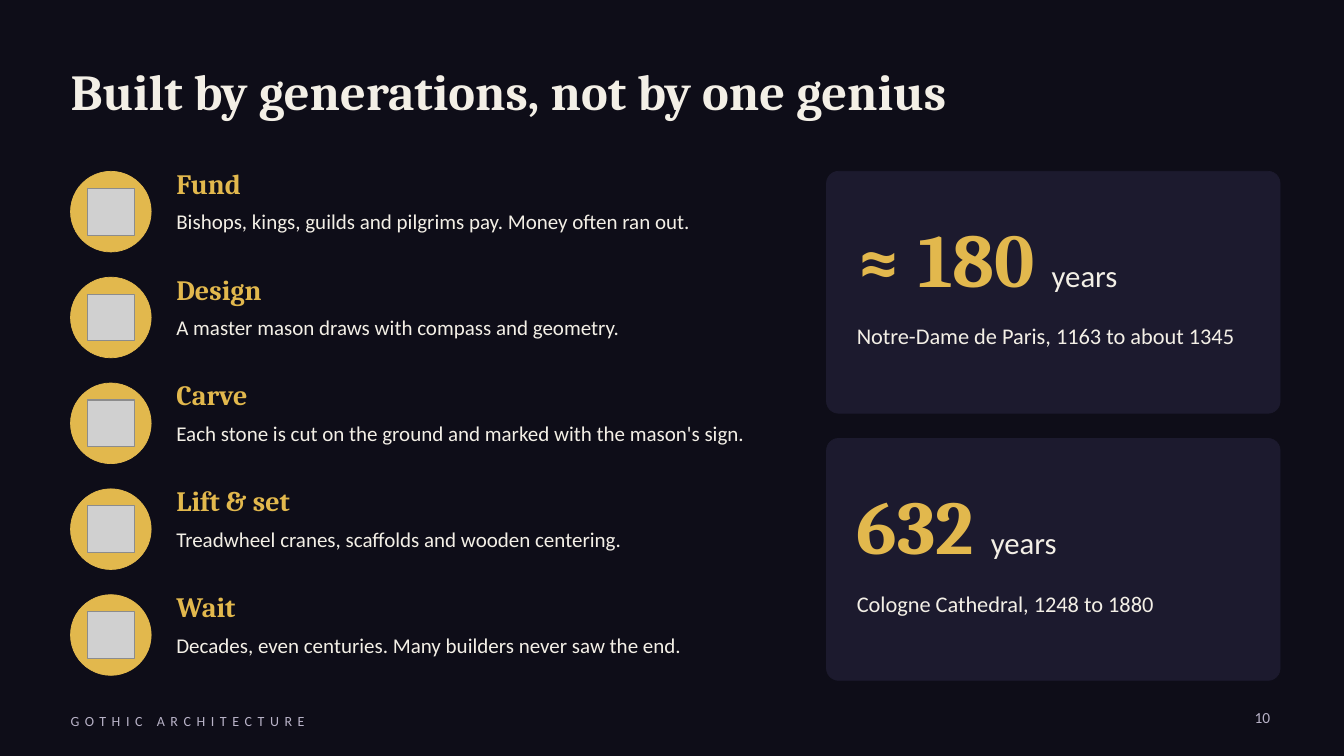
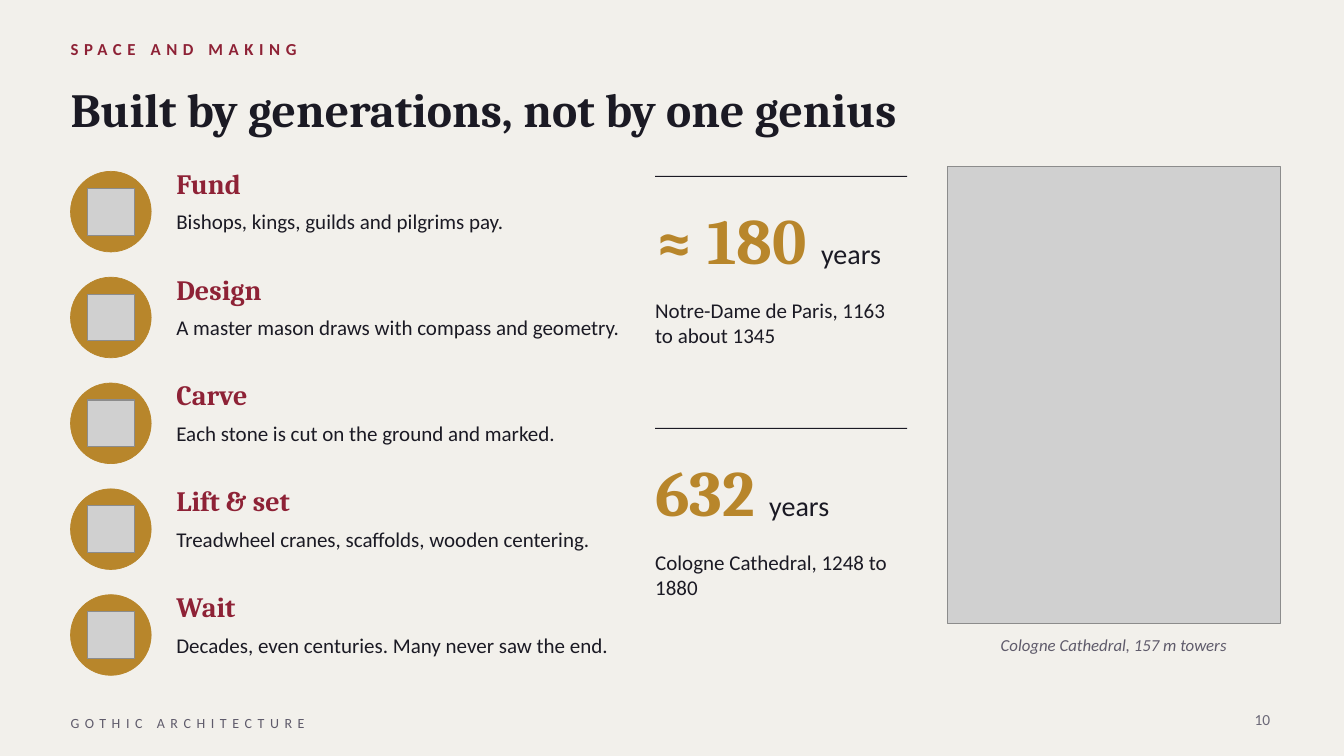
Before and after one commit to RostomKaroui/Claude, a slide deck: slide 10 of gothic-architecture/Gothic_Architecture.pptx. Drawn at 1344x756 pixels with LibreOffice and Linux fonts; fonts in the diff are those of the drawing; grey boxes stand for pictures; background and template pictures are left out. Boxes give left, top, right and bottom in pixels: in the first picture for what was removed or moved away, otherwise in the second. Text is boxed around its words. In the diff, an @@ line names an element or a change of style, - is before the commit and + after.

```diff
--- a/gothic-architecture/Gothic_Architecture.pptx
+++ b/gothic-architecture/Gothic_Architecture.pptx
@@ background picture (left out) to #F2F0EB @@
@@ text added at (71, 44, 296, 55), 12 pt, text #8E2236, bold @@
+SPACE AND MAKING
@@ title "Built by generations, not by ...": place and size @@
-title "Built by generations, not by ..." at (71, 75, 946, 121)
+title "Built by generations, not by ..." at (71, 94, 897, 138)
@@ title "Built by generations, not by ..." at (71, 94, 897, 138): size 36 to 34 pt, text colour #F3EFE6 to #1B1A24 @@
@@ line added from (655, 176) to (907, 176), #1B1A24 0.75 pt @@
@@ rounded rectangle removed at (827, 171, 1280, 413) @@
@@ picture added at (948, 166, 1280, 624) @@
@@ text "≈ 180 years": place and size @@
-text "≈ 180 years" at (918, 235, 1118, 292)
+text "≈ 180 years" at (707, 220, 881, 269)
@@ text "≈ 180 years" at (707, 220, 881, 269): size 54 to 46 pt, text colour #E2B84D to #B8862B in "≈ 180"; size 22 to 20 pt, text colour #F3EFE6 to #1B1A24 in "years" @@
@@ text at (176, 214, 503, 233): text changed; text colour #F3EFE6 to #1B1A24 @@
-Bishops, kings, guilds and pilgrims pay. Money often ran out.
+Bishops, kings, guilds and pilgrims pay.
@@ text "Notre-Dame de Paris, 1163 to ...": place and size @@
-text "Notre-Dame de Paris, 1163 to ..." at (857, 328, 1234, 347)
+text "Notre-Dame de Paris, 1163 to ..." at (655, 303, 884, 343)
@@ text "Notre-Dame de Paris, 1163 to ..." at (655, 303, 884, 343): size 16 to 15 pt, text colour #F3EFE6 to #1B1A24 @@
@@ text "A master mason draws with ..." at (176, 320, 619, 339): text colour #F3EFE6 to #1B1A24 @@
@@ text at (176, 426, 555, 445): text changed; text colour #F3EFE6 to #1B1A24 @@
-Each stone is cut on the ground and marked with the mason's sign.
+Each stone is cut on the ground and marked.
@@ text "632 years": place and size @@
-text "632 years" at (857, 502, 1057, 559)
+text "632 years" at (655, 472, 829, 521)
@@ text "632 years" at (655, 472, 829, 521): size 54 to 46 pt, text colour #E2B84D to #B8862B in "632"; size 22 to 20 pt, text colour #F3EFE6 to #1B1A24 in "years" @@
@@ line added from (655, 429) to (907, 429), #1B1A24 0.75 pt @@
@@ rounded rectangle removed at (827, 439, 1280, 681) @@
@@ text at (176, 532, 590, 551): text changed; text colour #F3EFE6 to #1B1A24 @@
-Treadwheel cranes, scaffolds and wooden centering.
+Treadwheel cranes, scaffolds, wooden centering.
@@ text "Cologne Cathedral, 1248 to 1880" at (655, 555, 887, 595): size 16 to 15 pt, text colour #F3EFE6 to #1B1A24 @@
@@ text "Cologne Cathedral, 1248 to 1880": place and size @@
-text "Cologne Cathedral, 1248 to 1880" at (857, 596, 1153, 616)
+text "Cologne Cathedral, 1248 to 1880" at (655, 555, 887, 595)
@@ fill #E2B84D to #B8862B; outline #E2B84D 0.5 pt to #B8862B 0.5 pt in 5 elements at (71, 171, 151, 252), (71, 277, 151, 358), (71, 383, 151, 464), (71, 489, 151, 570), (71, 595, 151, 676) @@
@@ text colour #E2B84D to #8E2236 in 5 elements at (176, 174, 241, 194), (176, 280, 261, 306), (176, 386, 247, 406), (176, 491, 290, 512), (176, 597, 235, 617) @@
@@ text at (176, 638, 608, 657): text changed; text colour #F3EFE6 to #1B1A24 @@
-Decades, even centuries. Many builders never saw the end.
+Decades, even centuries. Many never saw the end.
@@ text added at (1001, 639, 1226, 654), 12 pt, text #5F5B6B, italic @@
+Cologne Cathedral, 157 m towers
@@ text "GOTHIC ARCHITECTURE" at (71, 719, 143, 728): text colour #B9B3C8 to #5F5B6B @@
@@ page number at (1255, 715, 1271, 725): text colour #B9B3C8 to #6B6877 @@
```
Also in this commit, not shown: 13 other slides changed, 2 other files.
